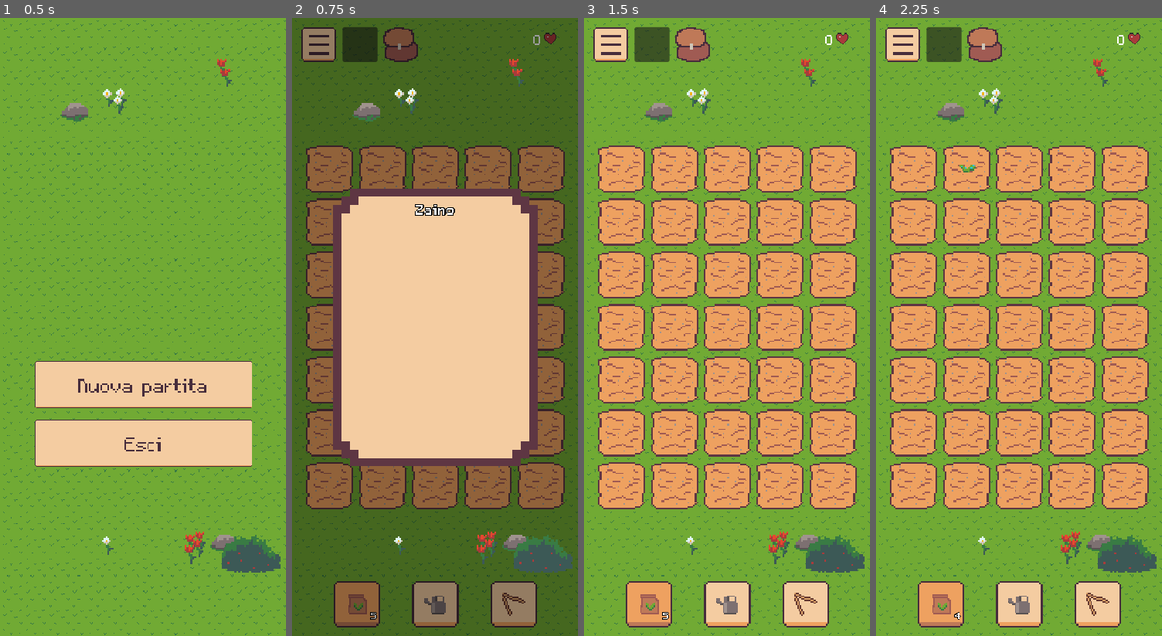
Above: before the commit, frames 1-4 (left to right).
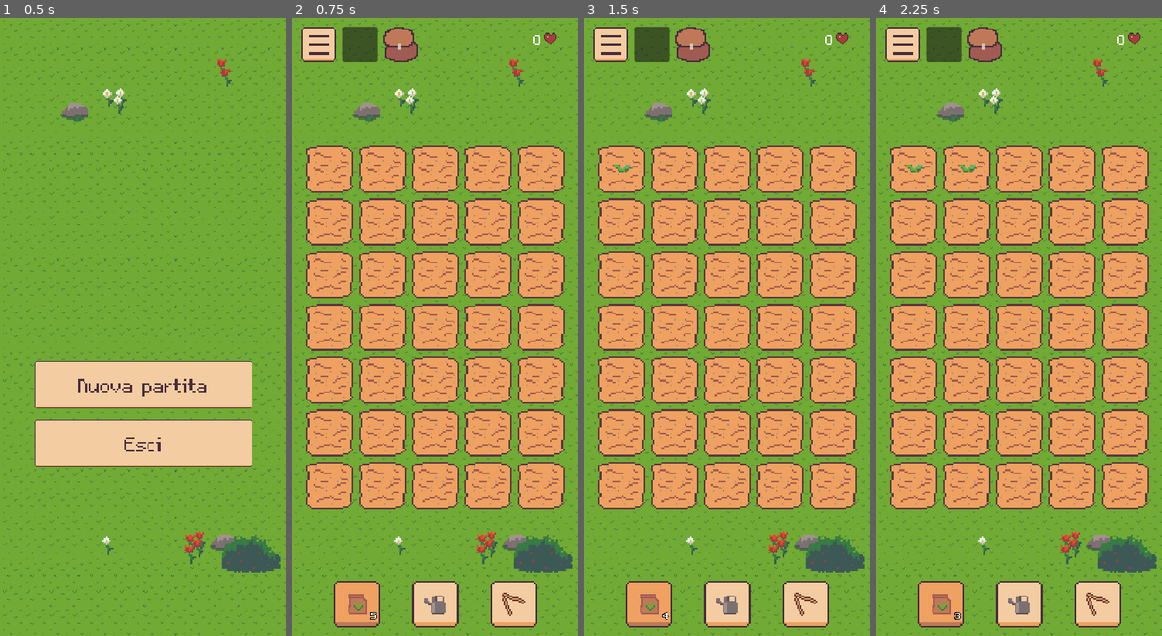
Above: after the commit, the same moments.

Repository: GitFMarco/bao-garden
Game: Godot game, scene res://scenes/main_menu.tscn
The game is run twice, just before and just after one commit, with the same random seed, the same clock (stepped at 60 frames per second) and the same inputs.
Inputs (mouse positions are in pixels of both pictures, inside the frame that each line leads up to):
- Up to frame 1 (0.5 s): no input
- Up to frame 2 (0.75 s): click "Nuova partita" at 0.5 s
- Up to frame 3 (1.5 s): click (621, 166) at 1.25 s
- Up to frame 4 (2.25 s): click (967, 166) at 2.02 s

Frame 1 is identical in both runs. In frame 2, 98% of the frame differs, in the area x 0-100%, y 0-100%; in frame 3, less than 0.1%; in frame 4, less than 0.1%.

Commit message:
[FIX] backpack scroll

Diff:
--- a/source/scenes/garden.tscn
+++ b/source/scenes/garden.tscn
@@ -309,6 +309,7 @@
 
 [node name="BackpackModal" type="Control" parent="."]
 unique_name_in_owner = true
+visible = false
 layout_mode = 1
 anchors_preset = 15
 anchor_right = 1.0
@@ -365,6 +366,7 @@
 layout_mode = 2
 theme = SubResource("Theme_ricac")
 horizontal_scroll_mode = 0
+scroll_deadzone = 10
 
 [node name="CropList" type="VBoxContainer" parent="BackpackModal/PanelContainer/MarginContainer/VBoxContainer/ScrollContainer"]
 unique_name_in_owner = true
